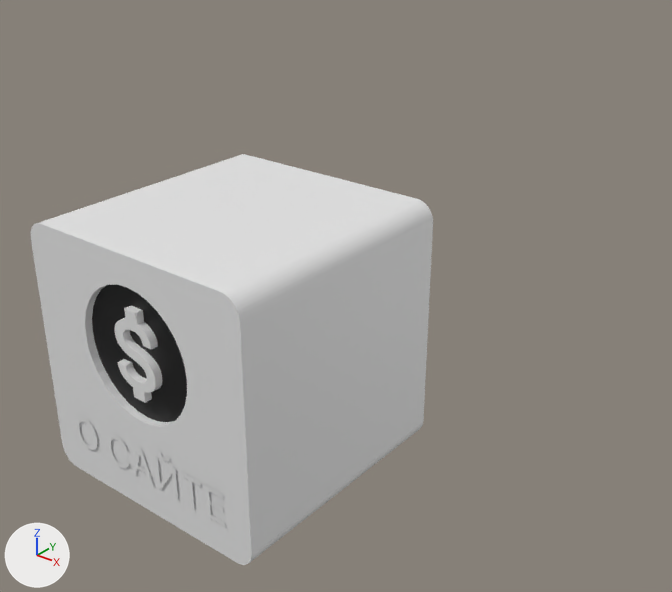
Before and after pictures for a commit that changed the glTF model public/models/cards/card_donate.glb.
Both versions are drawn from a camera (50 mm lens) standing at (4.38, -4.35, 3.31) and looking at (0.55, 0.44, 0.34). The lights are fixed; the arrows at lower left show +X, +Y and +Z. Where no turn or scale is listed for an object, it has been applied to the vertices. Vertices at the same position are counted once.

In view in the first picture: 'Curve', 'Куб', 'Текст'.
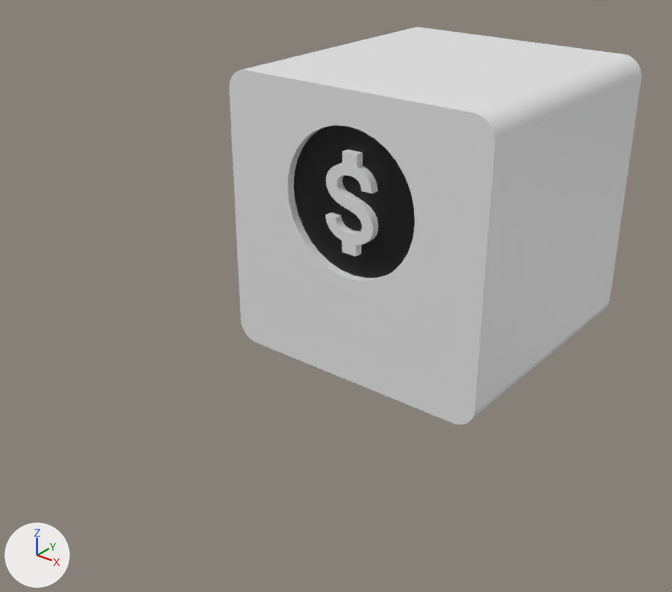
Where the change shows, as pixel boxes [x1, y1, x2, y2] in the pictures (672 x 592 px):
```json
{"object": "Куб", "change": "reshaped, moved", "before": [31, 154, 433, 565], "after": [229, 27, 641, 425]}
{"object": "Curve", "change": "deleted", "before": [114, 305, 162, 403]}
{"object": "Текст", "change": "deleted", "before": [76, 417, 225, 527]}
{"part": 1, "of": "me_куб", "change": "added", "after": [325, 149, 378, 256]}
```

Scene script edits in JSON lines:
```json
{"block": "me_куб", "where": "# used by ob_куб; location = (0.0, 0.0, 0.0)"}
{"op": "remove", "block": "me_куб", "code": "me_куб.from_pydata(...)  # 156 vertices, 308 faces; spans x -1.0..1.0, y -1.0..1.0, z -1.0..1.0"}
{"op": "add", "block": "me_куб", "code": "me_куб.from_pydata(...)  # 548 vertices, 1088 faces; spans x -1.0..1.0, y -1.0..1.0, z -1.0..1.0"}
{"block": "me_куб", "change": "me_куб part 1: a new loose piece of 392 vertices spanning x -0.19..0.19, y -1.0..-0.94, z -0.06..0.61"}
{"op": "remove", "block": "ob_curve", "code": ["ob_curve = bpy.data.objects.new('Curve', me_curve)", "ob_curve.location = (-0.422, -0.999, -0.173)"]}
{"op": "set", "path": "ob_куб.location", "old": "(0.0, 0.0, 0.0)", "new": "(1.0, 1.0, 1.0)"}
{"op": "remove", "block": "ob_текст", "code": ["ob_текст = bpy.data.objects.new('Текст', me_текст)", "ob_текст.location = (0.006, -1.011, -0.6)"]}
```
